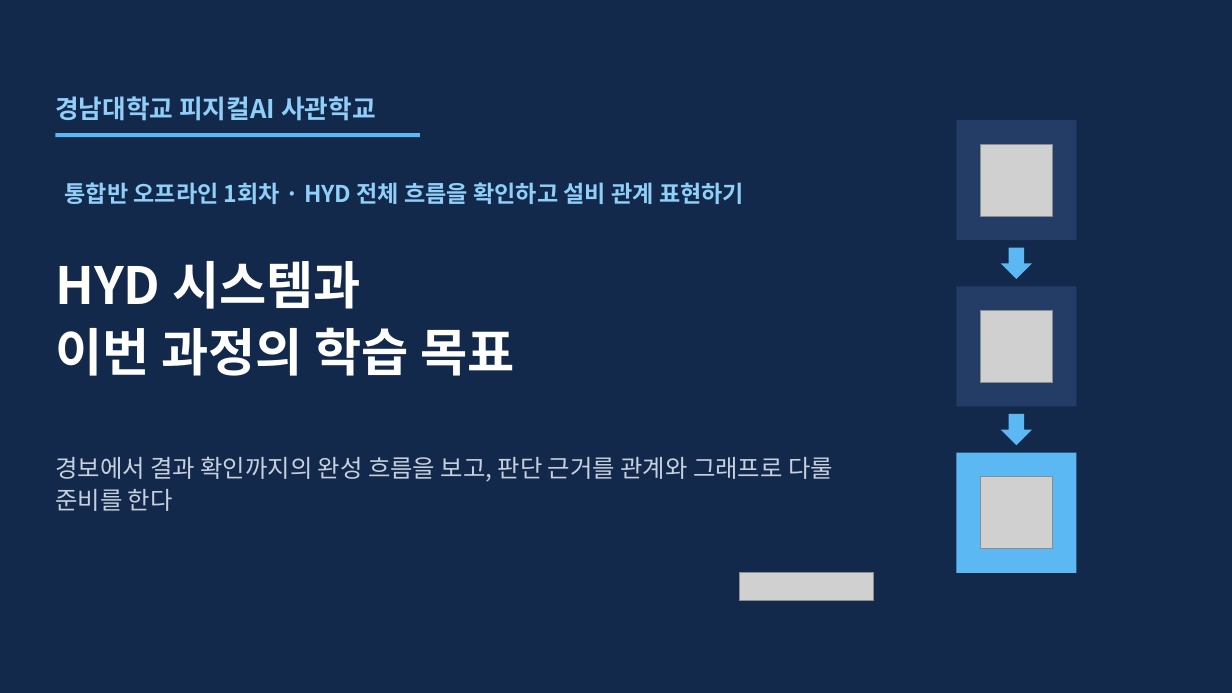
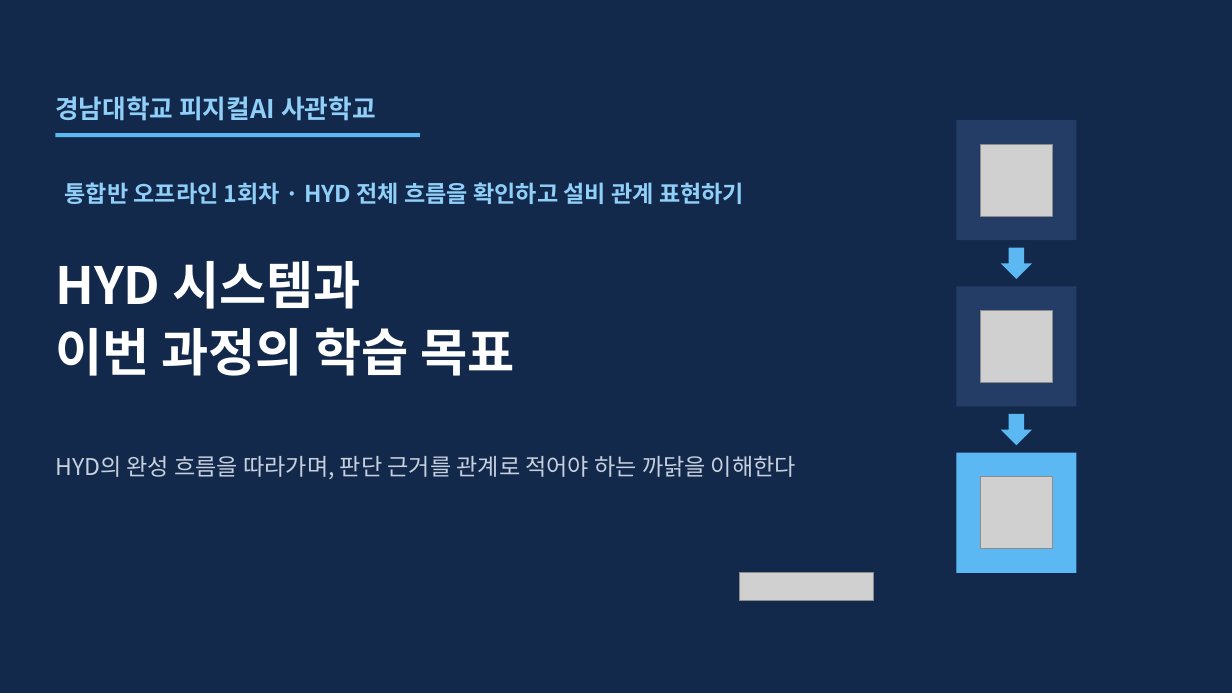
Before and after one commit to uengine-oss/hyd-iot-edu, a slide deck: slide 1 of 산출물/통합반/이론_오프라인/01회차/통합반_오프라인_01회차.pptx. Drawn at 1232x693 pixels with LibreOffice and Linux fonts; fonts in the diff are those of the drawing; grey boxes stand for pictures. Boxes give left, top, right and bottom in pixels: in the first picture for what was removed or moved away, otherwise in the second. Text is boxed around its words. In the diff, an @@ line names an element or a change of style, - is before the commit and + after.

```diff
--- a/산출물/통합반/이론_오프라인/01회차/통합반_오프라인_01회차.pptx
+++ b/산출물/통합반/이론_오프라인/01회차/통합반_오프라인_01회차.pptx
@@ text at bbox=[55, 456, 796, 479]: text changed; size 19 to 18 pt @@
-경보에서 결과 확인까지의 완성 흐름을 보고, 판단 근거를 관계와 그래프로 다룰 준비를 한다
+HYD의 완성 흐름을 따라가며, 판단 근거를 관계로 적어야 하는 까닭을 이해한다
```
Also in this commit, not shown: 31 other slides changed, 3 slides added, 4 slides removed, 4 other files.
